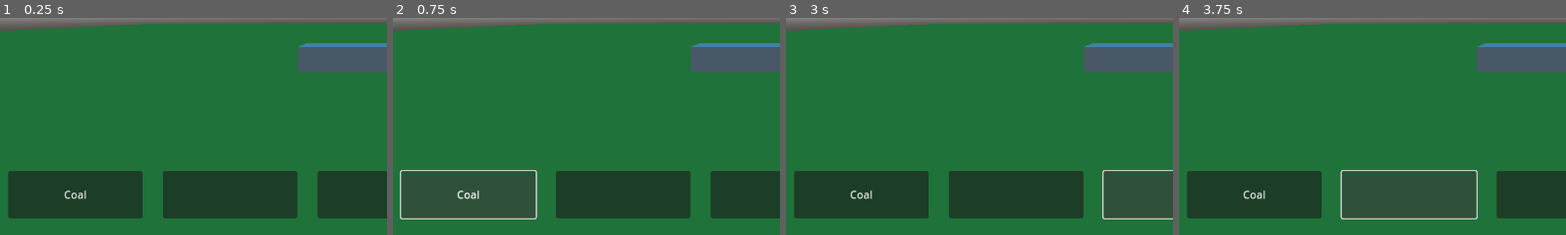
Above: before the commit, frames 1-4 (left to right).
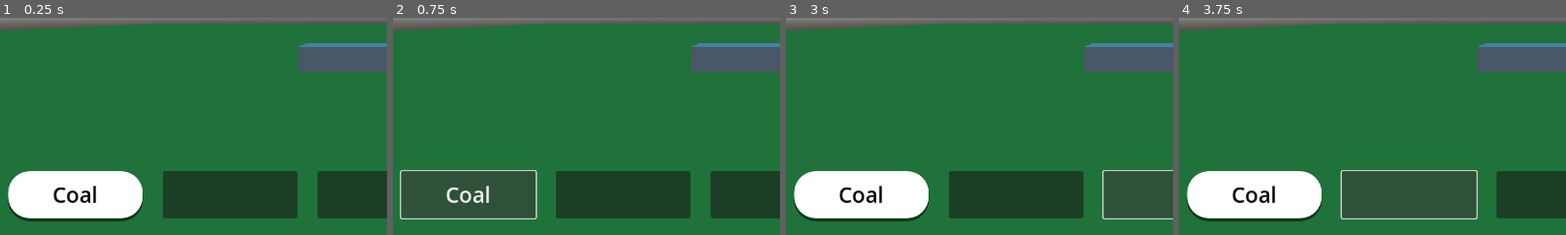
Above: after the commit, the same moments.

Repository: ayudaV/GameJamPlus
Game: Godot game, scene res://objects/Upgrade/scenes/UpgradeScene.tscn
The game is run twice, just before and just after one commit, with the same random seed, the same clock (stepped at 60 frames per second) and the same inputs.
Inputs (mouse positions are % of the whole screen's width and height, from its top left):
- Up to frame 1 (0.25 s): no input
- Up to frame 2 (0.75 s): click "Coal" at 0.5 s
- Up to frame 3 (3 s): click (90, 91) at 1.25 s; click (70, 91) at 2 s; click (50, 91) at 2.75 s
- Up to frame 4 (3.75 s): click (30, 91) at 3.5 s
The pictures show only the part of the screen within x 0-50%, y 50-100%; the shares and areas given below are measured in that part.

The runs differ from the first frame. In frame 1, 7.8% of the frame differs, in the area x 2-38%, y 70-94%; in frame 2, 0.4%; in frame 3, 7.8%; in frame 4, 7.8%.

Commit message:
add-train-model

Diff:
--- a/gamejamplus/objects/Upgrade/scenes/UpgradeScene.tscn
+++ b/gamejamplus/objects/Upgrade/scenes/UpgradeScene.tscn
@@ -1,7 +1,8 @@
-[gd_scene load_steps=9 format=3 uid="uid://c4n3e1nuo0c5r"]
+[gd_scene load_steps=10 format=3 uid="uid://c4n3e1nuo0c5r"]
 
 [ext_resource type="Script" path="res://objects/Upgrade/scripts/upgrade_scene.gd" id="1_7s0jy"]
 [ext_resource type="PackedScene" uid="uid://b755mo4nm8pfu" path="res://objects/train/scenes/Locomotive.tscn" id="1_542u5"]
+[ext_resource type="Theme" uid="uid://s78cm2ff6upf" path="res://utils/themes/main_theme.tres" id="3_c7wh4"]
 
 [sub_resource type="StandardMaterial3D" id="StandardMaterial3D_4huxo"]
 albedo_color = Color(0.356584, 0.619104, 0.216854, 1)
@@ -44,7 +45,7 @@
 curve = SubResource("Curve3D_gosqr")
 
 [node name="PathFollow3D" type="PathFollow3D" parent="Path3D"]
-transform = Transform3D(-4.37111e-08, 0, -0.999994, 0, 1, 0, 0.999994, 0, -4.37111e-08, 0.000137298, 0, 0)
+transform = Transform3D(-4.37111e-08, 0, -0.999994, 0, 1, 0, 0.999994, 0, -4.37111e-08, -3.05185e-05, 0, 0)
 progress = 100.0
 
 [node name="Locomotive" parent="Path3D/PathFollow3D" instance=ExtResource("1_542u5")]
@@ -60,6 +61,7 @@
 offset_top = 514.12
 offset_right = 215.0
 offset_bottom = 584.12
+theme = ExtResource("3_c7wh4")
 text = "Coal"
 
 [node name="ButtonIronWagon" type="Button" parent="CanvasLayer"]
--- /dev/null
+++ b/gamejamplus/utils/themes/main_theme.tres
@@ -0,0 +1,16 @@
+[gd_resource type="Theme" load_steps=2 format=3 uid="uid://s78cm2ff6upf"]
+
+[sub_resource type="StyleBoxFlat" id="StyleBoxFlat_638em"]
+bg_color = Color(1, 1, 1, 1)
+corner_radius_top_left = 32
+corner_radius_top_right = 32
+corner_radius_bottom_right = 32
+corner_radius_bottom_left = 32
+shadow_color = Color(0, 0, 0, 0.529412)
+shadow_size = 1
+shadow_offset = Vector2(0, 4)
+
+[resource]
+Button/colors/font_color = Color(0, 0, 0, 1)
+Button/font_sizes/font_size = 32
+Button/styles/normal = SubResource("StyleBoxFlat_638em")
Binary file added: gamejamplus/objects/train/resources/train.glb
